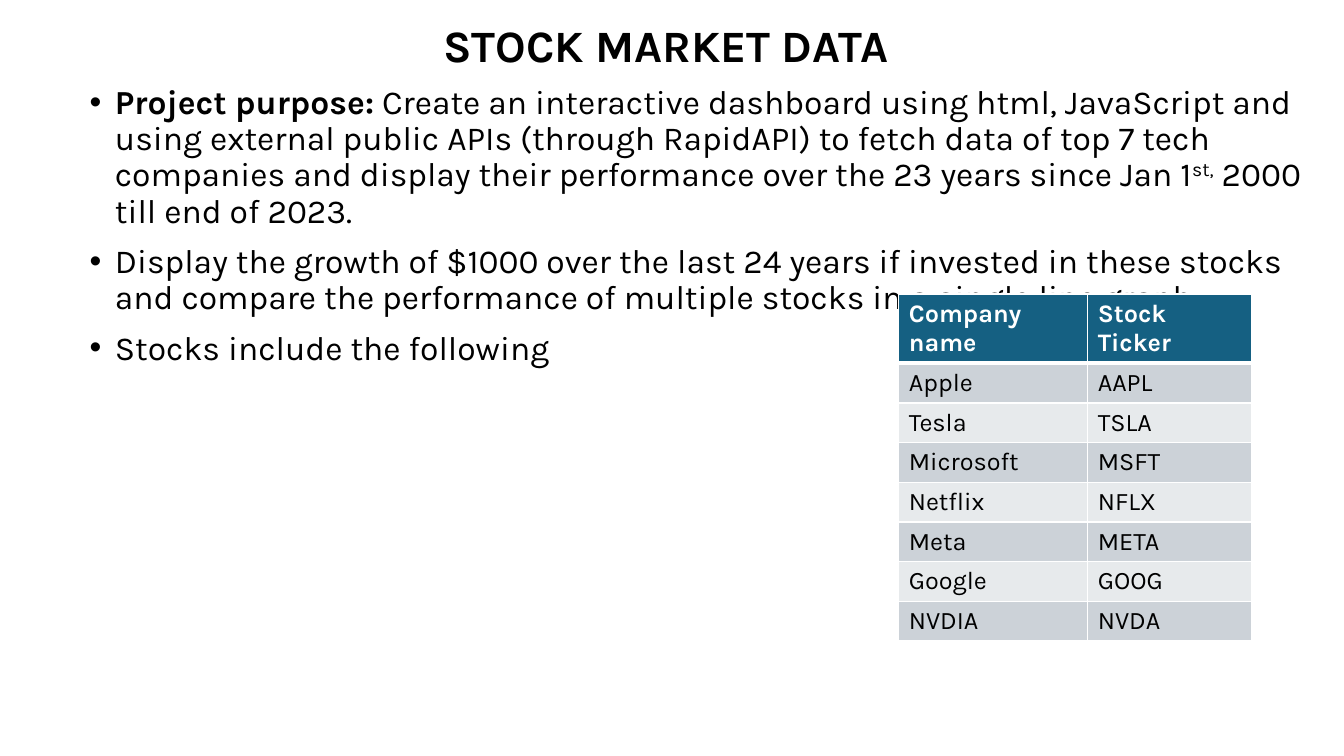
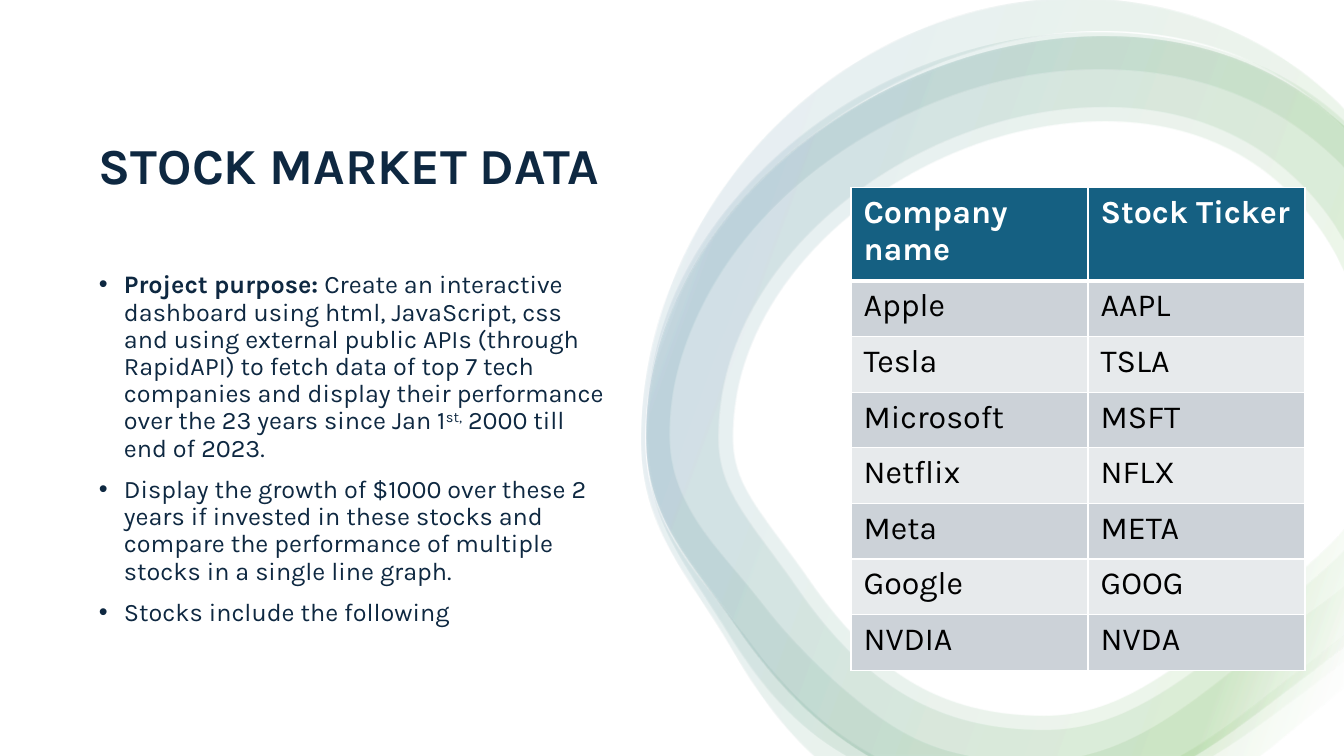
Before and after one commit to ipsitapurohit/Group-Project-3, a slide deck: slide 1 of Stock_market_dasboard_plan.pptx. Drawn at 1344x756 pixels with LibreOffice and Linux fonts; fonts in the diff are those of the drawing. Boxes give left, top, right and bottom in pixels: in the first picture for what was removed or moved away, otherwise in the second. Text is boxed around its words. In the diff, an @@ line names an element or a change of style, - is before the commit and + after.

Commit message:
Updated project presentation

```diff
--- a/Stock_market_dasboard_plan.pptx
+++ b/Stock_market_dasboard_plan.pptx
@@ rectangle added at <box>0,0,1344,756</box>, fill #FFFFFF @@
@@ group added at <box>641,0,1344,756</box>: 4 freeform shapes @@
@@ title "STOCK MARKET DATA": place and size @@
-title "STOCK MARKET DATA" at <box>443,32,889,63</box>
+title "STOCK MARKET DATA" at <box>99,150,600,185</box>
@@ title "STOCK MARKET DATA" at <box>99,150,600,185</box>: size 32 to 36 pt, text colour #000000 to #0E2841; alignment centre to left @@
@@ table at <box>851,188,1305,670</box> @@
@@ size 18 to 23 pt @@
@@ table: place and size @@
-table at <box>899,294,1252,647</box>
+table at <box>851,188,1305,670</box>
@@ text "Project purpose: Create an interactive ...": place and size @@
-text "Project purpose: Create an interactive ..." at <box>115,90,1301,368</box>
+text "Project purpose: Create an interactive ..." at <box>124,275,604,627</box>
@@ text at <box>124,275,604,586</box>: text changed; size 24 to 18 pt; text colour #000000 to #0E2841 @@
-• Project purpose: Create an interactive dashboard using html, JavaScript and using external public APIs (through RapidAPI) to fetch data of top 7 tech companies and display their performance over the 23 years since Jan 1st, 2000 till end of 2023.
-• Display the growth of $1000 over the last 24 years if invested in these stocks and compare the performance of multiple stocks in a single line graph.
+• Project purpose: Create an interactive dashboard using html, JavaScript, css and using external public APIs (through RapidAPI) to fetch data of top 7 tech companies and display their performance over the 23 years since Jan 1st, 2000 till end of 2023.
+• Display the growth of $1000 over these 2 years if invested in these stocks and compare the performance of multiple stocks in a single line graph.
@@ text at <box>124,603,449,627</box>: size 24 to 18 pt, text colour #000000 to #0E2841 in "Stocks include the following" @@
```
Also in this commit, not shown: 1 other slide changed, 1 slide added.
